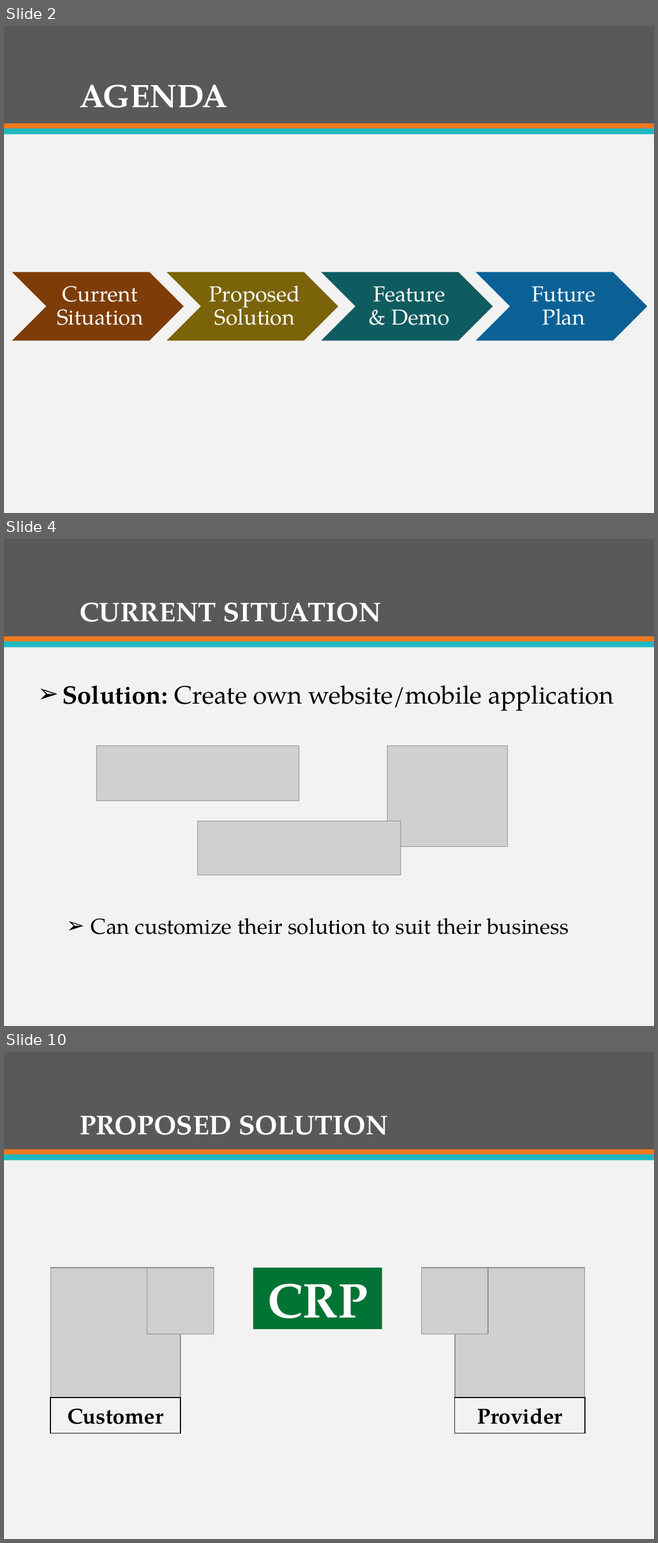
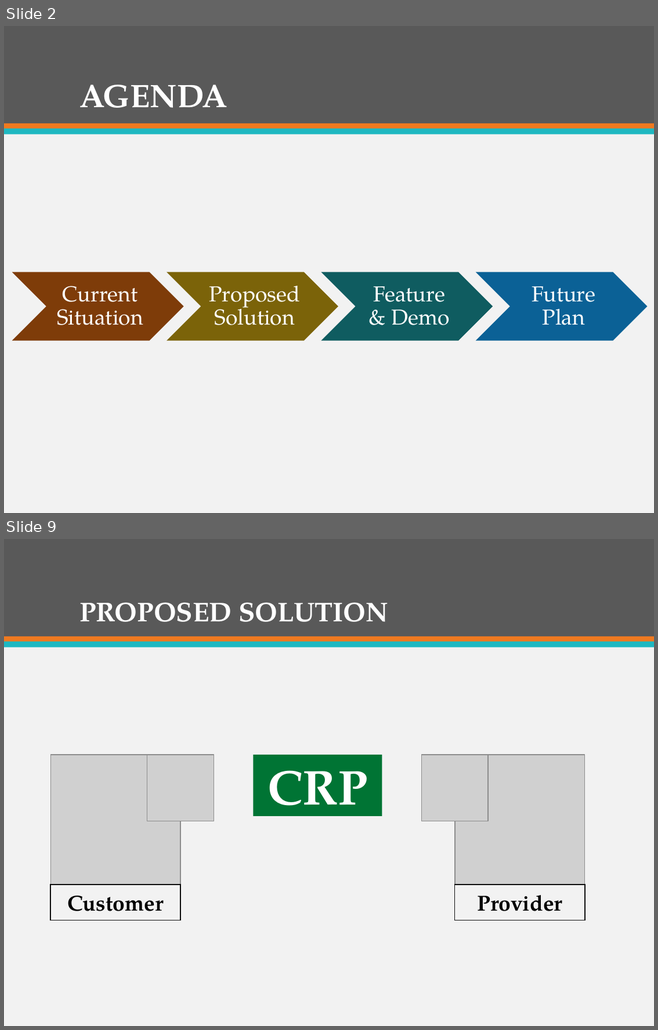
Before and after one commit to firzgard/CarRentalPortal, a slide deck: slide/CAR RENTAL PORTAL-Official.pptx. Shown one above the other, each under a label of ours: slides 2, 4 and 10 before the commit, slides 2 and 9 after it; the slides between them are not shown. The pictures are 658x1543 and 658x1030 pixels, drawn with LibreOffice and Linux fonts; fonts in the diff are those of the drawing; grey boxes stand for pictures. Boxes give left, top, right and bottom in pixels: in the first picture for what was removed or moved away, otherwise in the second. Text is boxed around its words. In the diff, an @@ line names an element or a change of style, - is before the commit and + after.

```diff
--- a/slide/CAR RENTAL PORTAL-Official.pptx
+++ b/slide/CAR RENTAL PORTAL-Official.pptx
@@ slide 4 removed at (x1=4, y1=539, x2=654, y2=1026), background #F2F2F2; not listed: 3 template elements that a slide beside it also shows @@
@@ title removed at (x1=79, y1=602, x2=381, y2=622) @@
-CURRENT SITUATION
@@ text removed at (x1=62, y1=685, x2=614, y2=711) @@
-➢ Solution: Create own website/mobile application
@@ picture removed at (x1=96, y1=745, x2=299, y2=801) @@
@@ picture removed at (x1=387, y1=745, x2=507, y2=847) @@
@@ picture removed at (x1=198, y1=821, x2=400, y2=875) @@
@@ text removed at (x1=91, y1=918, x2=568, y2=935) @@
-➢ Can customize their solution to suit their business
@@ what was slide 10 is now slide 9 @@
```
Also in this commit, not shown: 10 slides changed, 5 slides added, 5 other slides removed.
